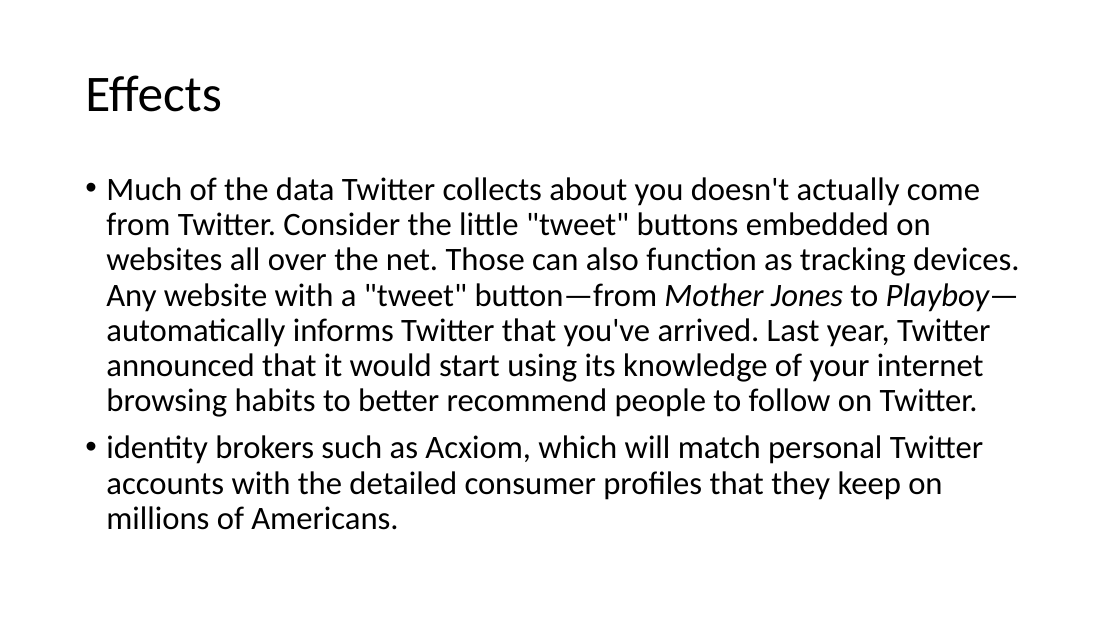
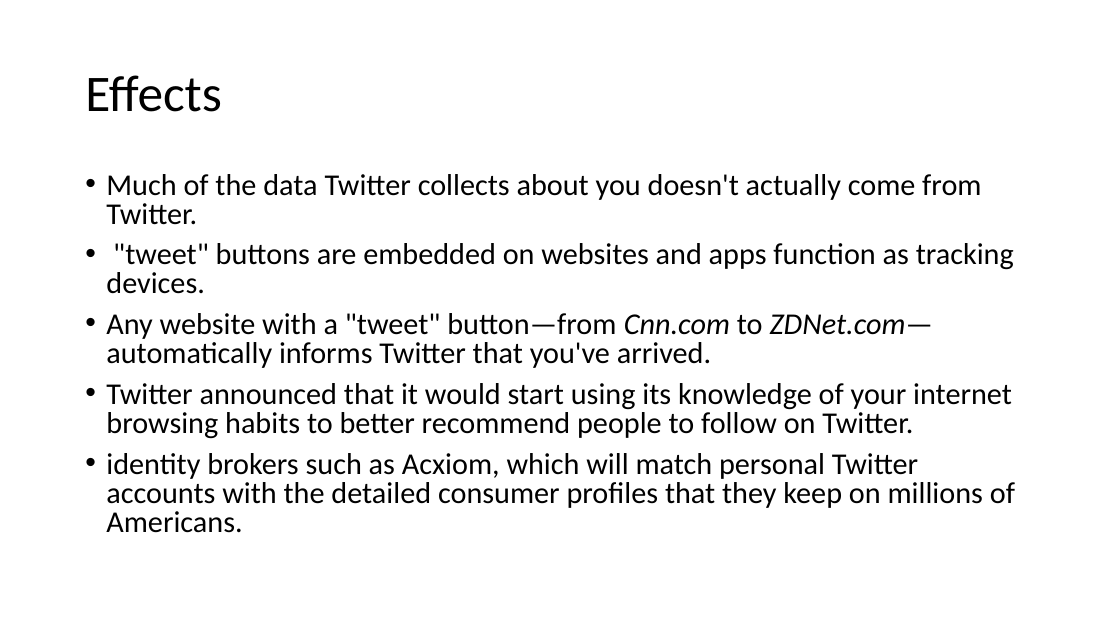
Before and after one commit to deniseygrace/COT-4935-Group-7-Project, a slide deck: slide 21 of Twitter.pptx (slide 19 before the commit). Drawn at 1120x630 pixels with LibreOffice and Linux fonts; fonts in the diff are those of the drawing. Boxes give left, top, right and bottom in pixels: in the first picture for what was removed or moved away, otherwise in the second. Text is boxed around its words. In the diff, an @@ line names an element or a change of style, - is before the commit and + after.

```diff
--- a/Twitter.pptx
+++ b/Twitter.pptx
@@ text at (x1=106, y1=174, x2=1014, y2=439): text changed; size 28 to 25.9 pt @@
-• Much of the data Twitter collects about you doesn't actually come from Twitter. Consider the little "tweet" buttons embedded on websites all over the net. Those can also function as tracking devices. Any website with a "tweet" button—from Mother Jones to Playboy—automatically informs Twitter that you've arrived. Last year, Twitter announced that it would start using its knowledge of your internet browsing habits to better recommend people to follow on Twitter.
+• Much of the data Twitter collects about you doesn't actually come from Twitter.
+• "tweet" buttons are embedded on websites and apps function as tracking devices.
+• Any website with a "tweet" button—from Cnn.com to ZDNet.com—automatically informs Twitter that you've arrived.
+• Twitter announced that it would start using its knowledge of your internet browsing habits to better recommend people to follow on Twitter.
@@ text at (x1=106, y1=453, x2=1015, y2=533): size 28 to 25.9 pt in "identity brokers such as Acxiom, which will ..."; line spacing 0.9 to 0.8 @@
```
Also in this commit, not shown: 8 other slides changed, 4 slides added, 1 slide removed, 29 other files.
